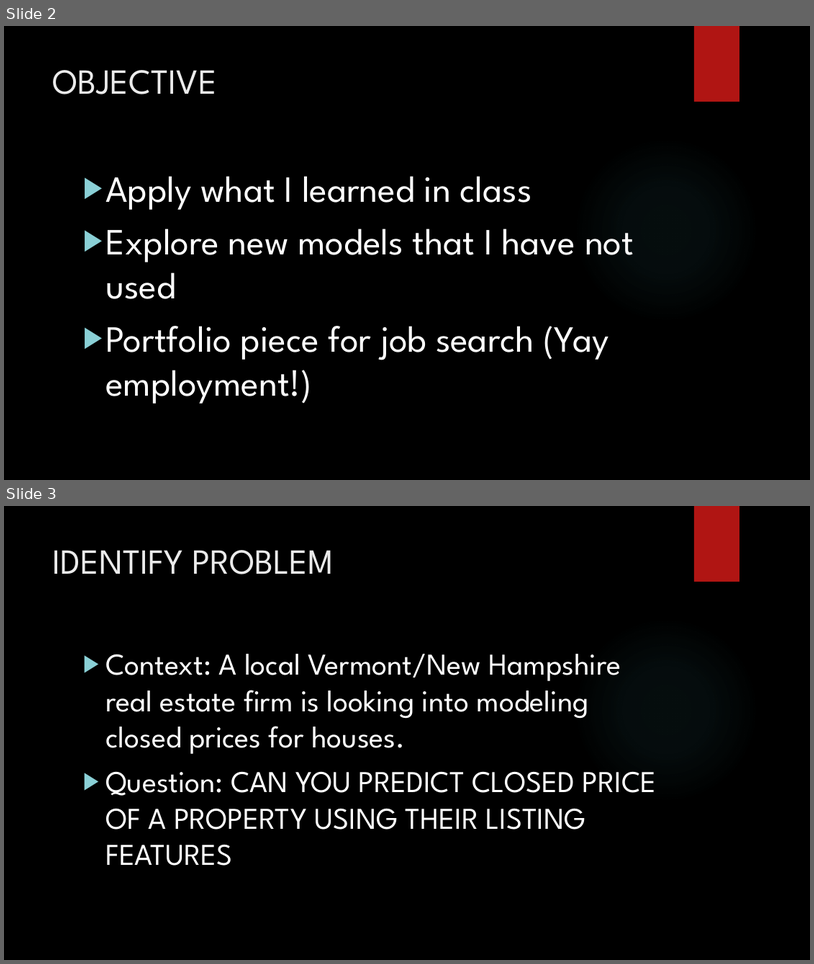
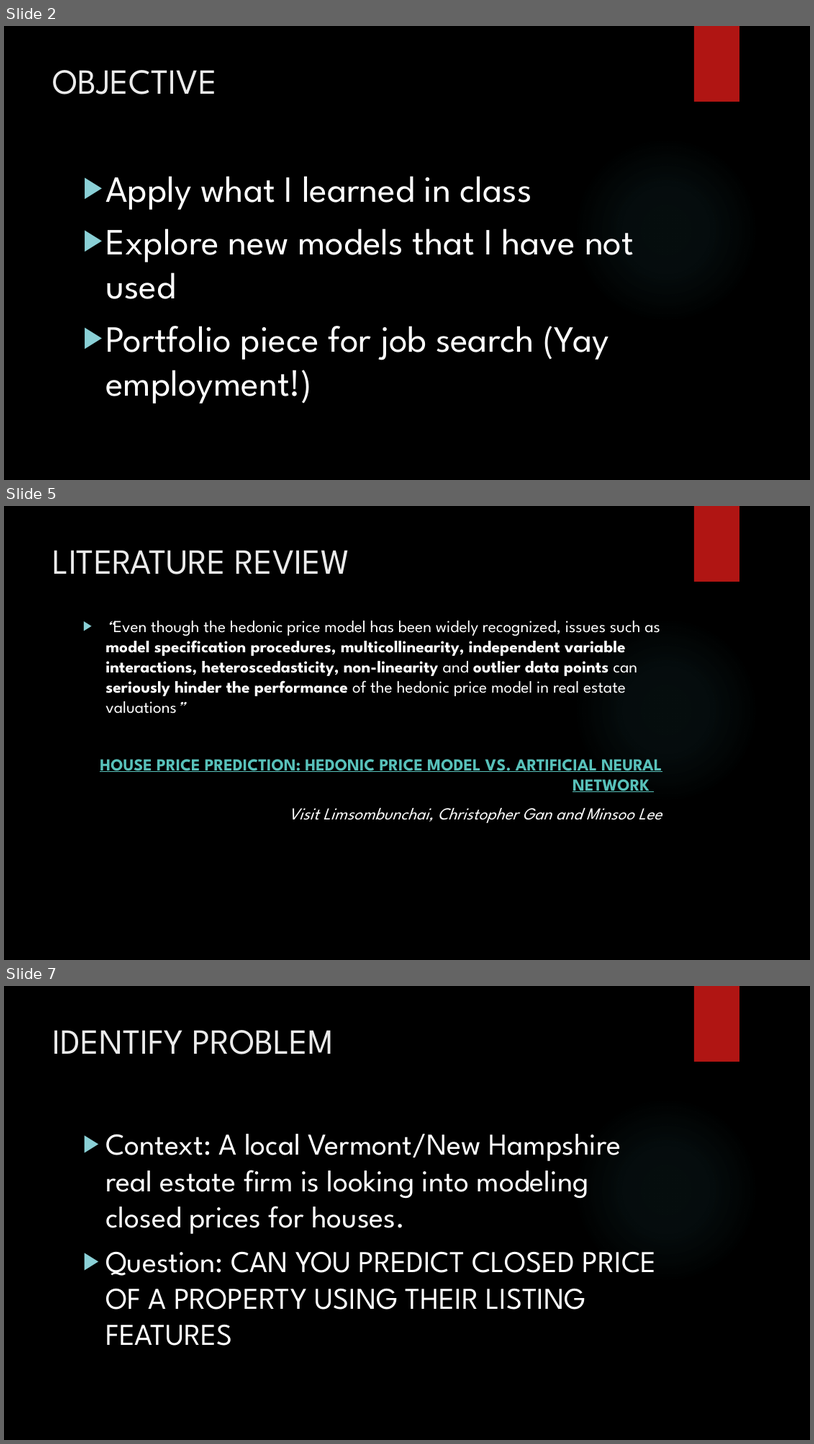
Before and after one commit to minhchan11/GA-Capstone-RealEstate, a slide deck: slides/Presentation.pptx. Shown one above the other, each under a label of ours: slides 2 and 3 before the commit, slides 2, 5 and 7 after it; the slides between them are not shown. The pictures are 814x964 and 814x1444 pixels, drawn with LibreOffice and Linux fonts; fonts in the diff are those of the drawing; background and template pictures are left out. Boxes give left, top, right and bottom in pixels: in the first picture for what was removed or moved away, otherwise in the second. Text is boxed around its words. In the diff, an @@ line names an element or a change of style, - is before the commit and + after.

```diff
--- a/slides/Presentation.pptx
+++ b/slides/Presentation.pptx
@@ slide 5 added at [4,506,810,960], background picture (left out); not listed: 2 template elements that a slide beside it also shows @@
@@ title added at [53,550,350,574], 42 pt, text #EBEBEB @@
+LITERATURE REVIEW
@@ text added at [100,620,662,823], 20 pt, text #FFFFFF, bold @@
+▶ “Even though the hedonic price model has been widely recognized, issues such as model specification procedures, multicollinearity, independent variable interactions, heteroscedasticity, non-linearity and outlier data points can seriously hinder the performance of the hedonic price model in real estate valuations”
+HOUSE PRICE PREDICTION: HEDONIC PRICE MODEL VS. ARTIFICIAL NEURAL NETWORK
+Visit Limsombunchai, Christopher Gan and Minsoo Lee
@@ what was slide 3 is now slide 7 @@
```
Also in this commit, not shown: 5 other slides added, 1 slide removed, 3 other files.
